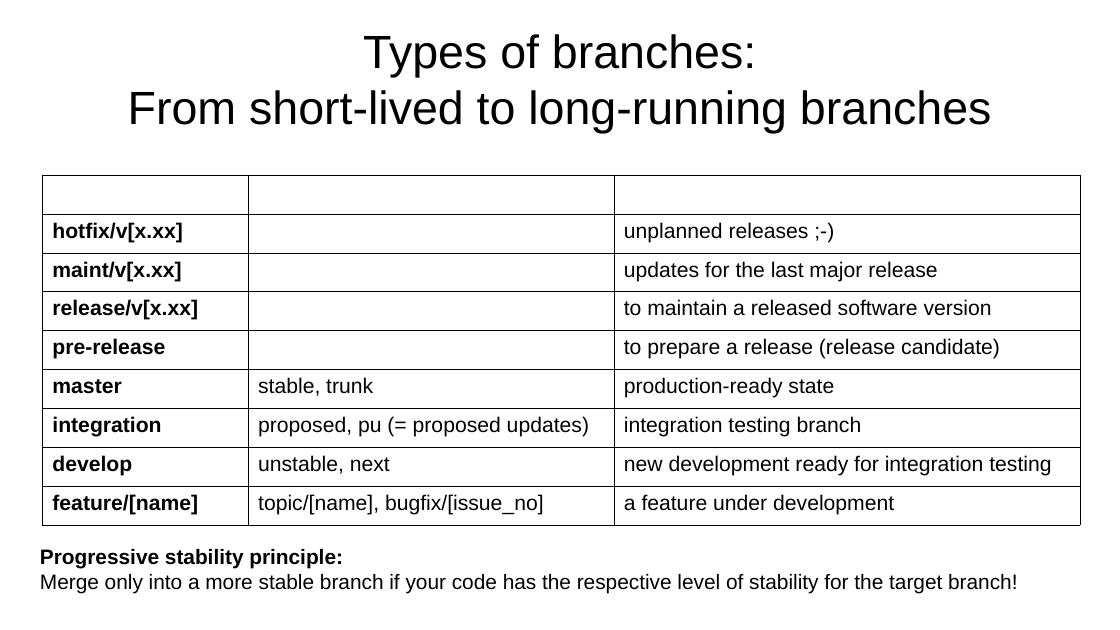
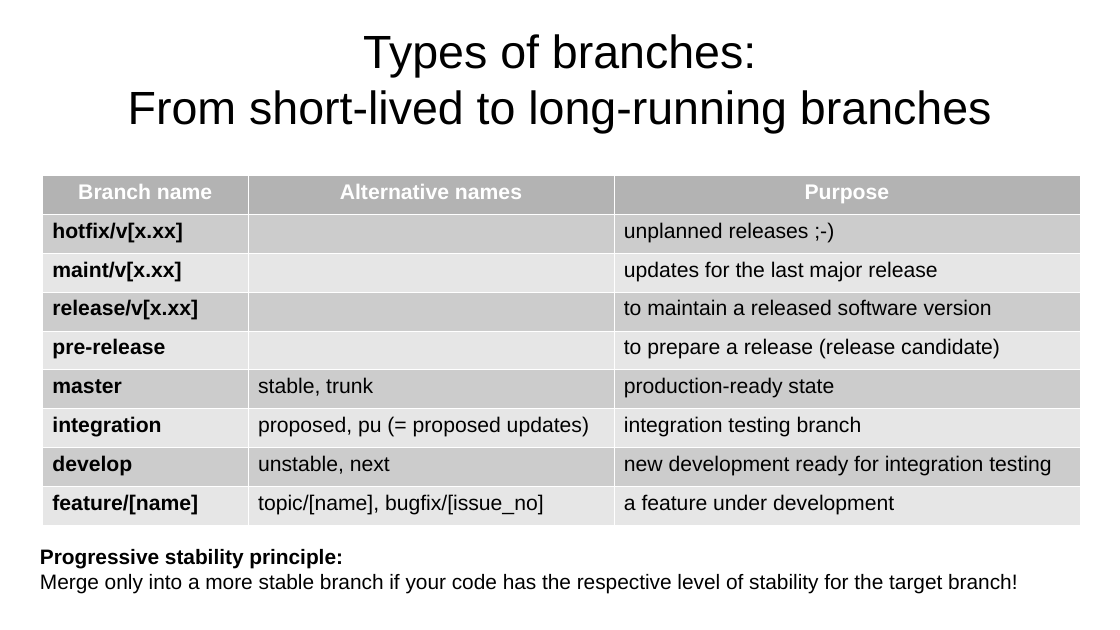
Before and after one commit to aryoda/git_essentials, a slide deck: slide 5 of Introduction to Git collaboration workflows.odp. Drawn at 1120x630 pixels with LibreOffice and Linux fonts; fonts in the diff are those of the drawing. Boxes give left, top, right and bottom in pixels: in the first picture for what was removed or moved away, otherwise in the second. Text is boxed around its words. In the diff, an @@ line names an element or a change of style, - is before the commit and + after.

```diff
--- a/Introduction to Git collaboration workflows.odp
+++ b/Introduction to Git collaboration workflows.odp
@@ table at bbox=[43, 175, 1080, 524] @@
@@ fill none to #B3B3B3 in row 1 @@
@@ fill none to #CCCCCC in 10 cells @@
@@ fill none to #E6E6E6 in 10 cells @@
@@ borders changed @@
```
Also in this commit, not shown: 4 other slides changed.
